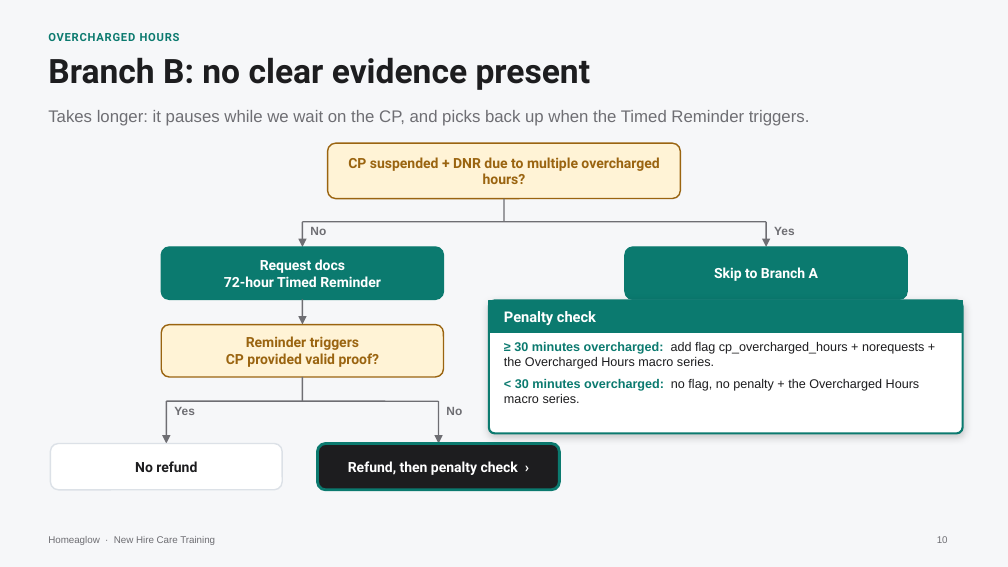
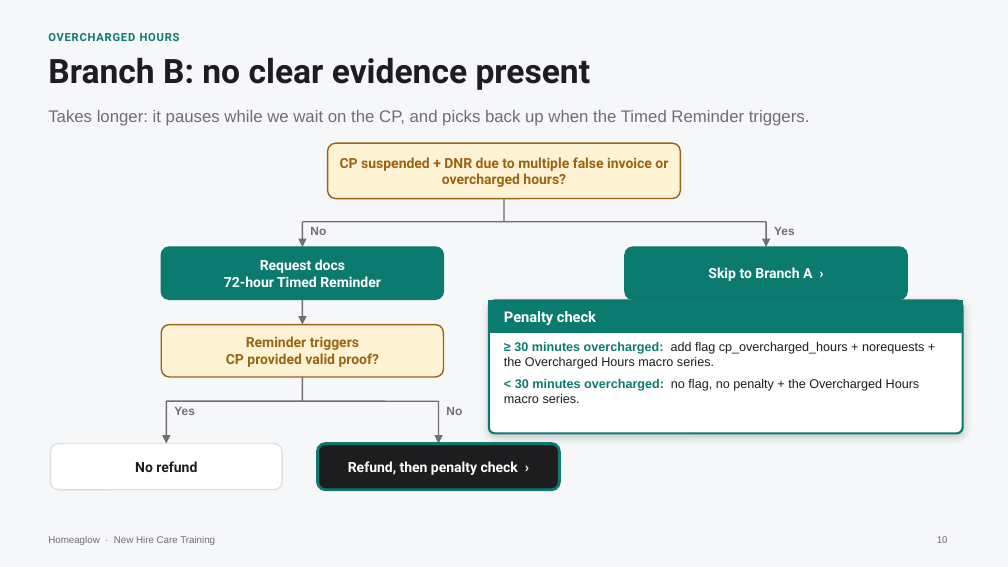
Before and after one commit to anjulimichelle/training, a slide deck: slide 10 of billing-disputes/billing-disputes-cash-payments.pptx. Drawn at 1008x567 pixels with LibreOffice and Linux fonts; fonts in the diff are those of the drawing. Boxes give left, top, right and bottom in pixels: in the first picture for what was removed or moved away, otherwise in the second. Text is boxed around its words. In the diff, an @@ line names an element or a change of style, - is before the commit and + after.

```diff
--- a/billing-disputes/billing-disputes-cash-payments.pptx
+++ b/billing-disputes/billing-disputes-cash-payments.pptx
@@ text at (340,157,668,187): text changed @@
-CP suspended + DNR due to multiple overcharged hours?
+CP suspended + DNR due to multiple false invoice or overcharged hours?
@@ rounded rectangle "Skip to Branch A ›": place and size @@
-rounded rectangle "Skip to Branch A ›" at (714,267,818,281)
+rounded rectangle "Skip to Branch A ›" at (625,247,907,299)
@@ rounded rectangle "Skip to Branch A ›" at (625,247,907,299): fill none to #0B7A6F; outline none to #0B7A6F 1 pt @@
@@ rounded rectangle removed at (625,247,907,299) @@
@@ text in rounded rectangle at (708,267,812,281): text changed @@
-Skip to Branch A
+Skip to Branch A ›
```
Also in this commit, not shown: 2 other slides changed, 1 other file.
